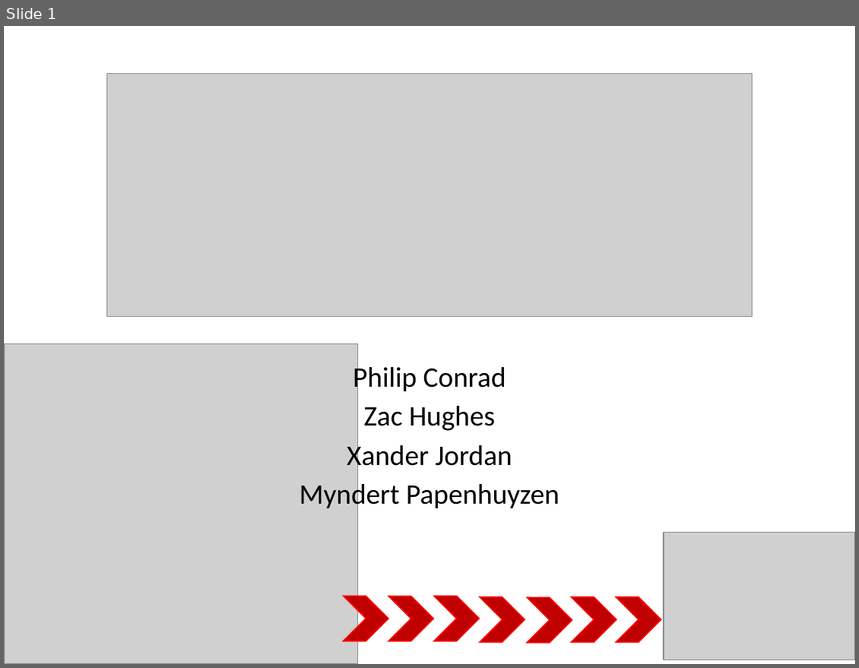
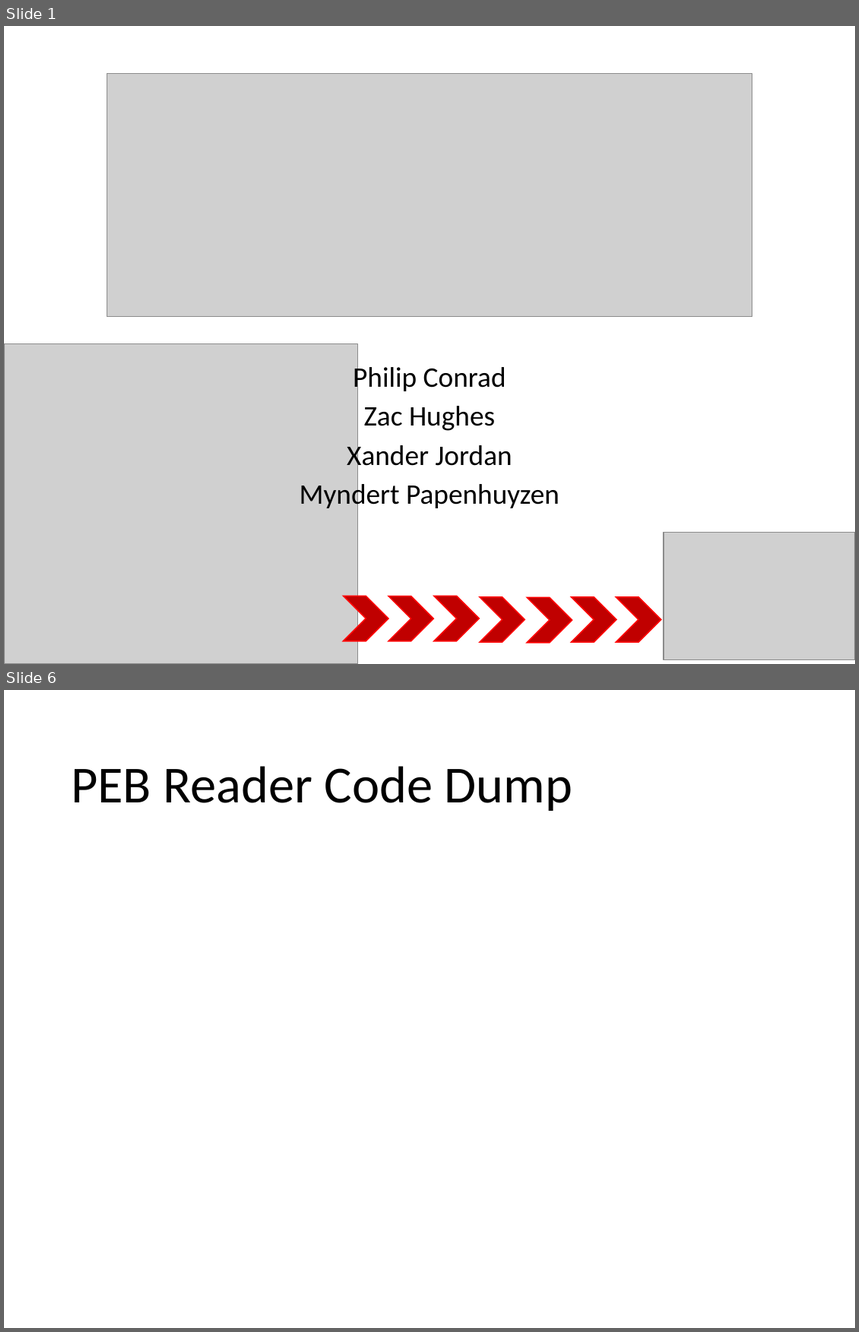
Before and after one commit to SCCapstone/omaha, a slide deck: docs/final-presentation.pptx. Shown one above the other, each under a label of ours: slide 1 before the commit, slides 1 and 6 after it; the slides between them are not shown. The pictures are 859x668 and 859x1332 pixels, drawn with LibreOffice and Linux fonts; fonts in the diff are those of the drawing; grey boxes stand for pictures. Boxes give left, top, right and bottom in pixels: in the first picture for what was removed or moved away, otherwise in the second. Text is boxed around its words. In the diff, an @@ line names an element or a change of style, - is before the commit and + after.

```diff
--- a/docs/final-presentation.pptx
+++ b/docs/final-presentation.pptx
@@ slide 6 added at (x1=4, y1=690, x2=855, y2=1328), background #FFFFFF @@
@@ title added at (x1=71, y1=766, x2=572, y2=811), 44 pt, text #000000 @@
+PEB Reader Code Dump
```
Also in this commit, not shown: 5 other slides added, 1 slide removed, 3 other files.
